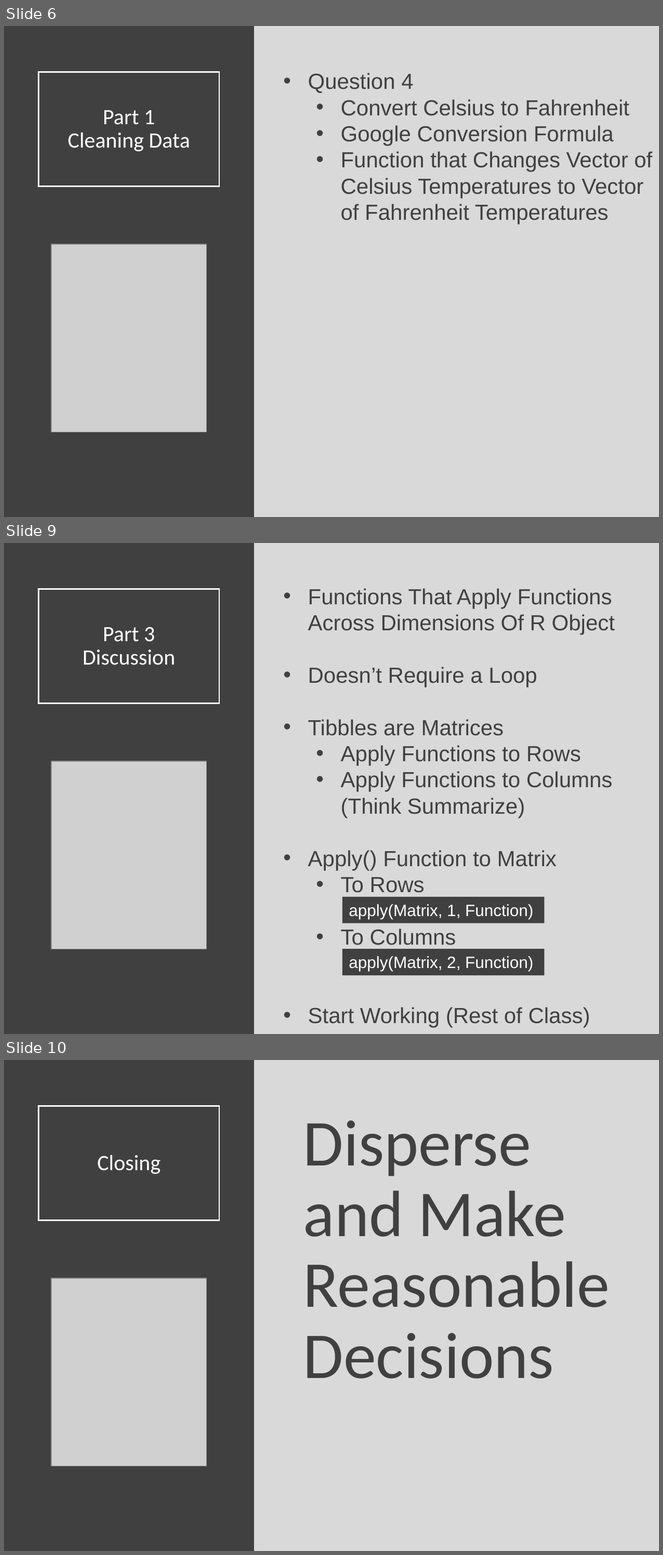
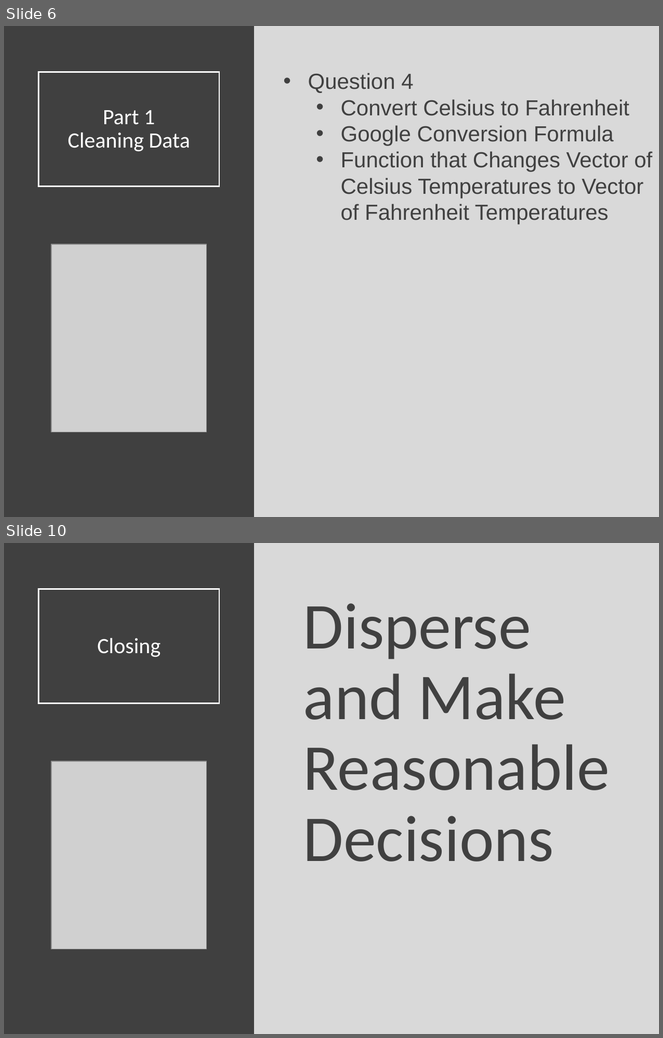
Before and after one commit to SuperMarioGiacomazzo/STOR320_WEBSITE, a slide deck: Lecture/Programming 4/Programming_4_Lecture.pptx. Shown one above the other, each under a label of ours: slides 6, 9 and 10 before the commit, slides 6 and 10 after it; the slides between them are not shown. The pictures are 663x1555 and 663x1038 pixels, drawn with LibreOffice and Linux fonts; fonts in the diff are those of the drawing; grey boxes stand for pictures. Boxes give left, top, right and bottom in pixels: in the first picture for what was removed or moved away, otherwise in the second. Text is boxed around its words. In the diff, an @@ line names an element or a change of style, - is before the commit and + after.

```diff
--- a/Lecture/Programming 4/Programming_4_Lecture.pptx
+++ b/Lecture/Programming 4/Programming_4_Lecture.pptx
@@ slide 9 removed at box(4, 543, 659, 1034), background #D9D9D9 @@
@@ rectangle removed at box(4, 543, 254, 1034) @@
@@ title removed at box(39, 589, 220, 704) @@
-Part 3
-Discussion
@@ text removed at box(308, 588, 615, 1028) @@
-• Functions That Apply Functions Across Dimensions Of R Object
-• Doesn’t Require a Loop
-• Tibbles are Matrices
-  • Apply Functions to Rows
-  • Apply Functions to Columns (Think Summarize)
-• Apply() Function to Matrix
-  • To Rows
-  • To Columns
-• Start Working (Rest of Class)
@@ picture removed at box(51, 761, 206, 949) @@
@@ rectangle removed at box(343, 897, 545, 923) @@
-apply(Matrix, 1, Function)
@@ rectangle removed at box(343, 949, 545, 976) @@
-apply(Matrix, 2, Function)
```
Also in this commit, not shown: 1 slide changed, 2 slides added, 1 other slide removed, 1 other file.
